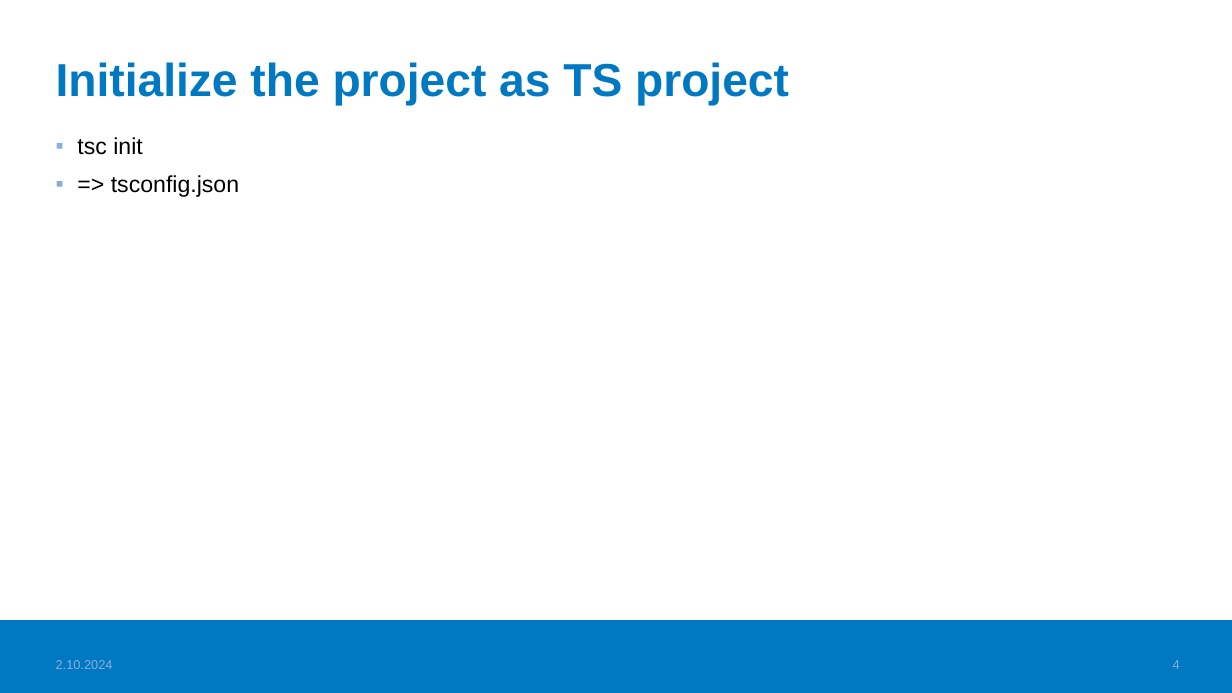
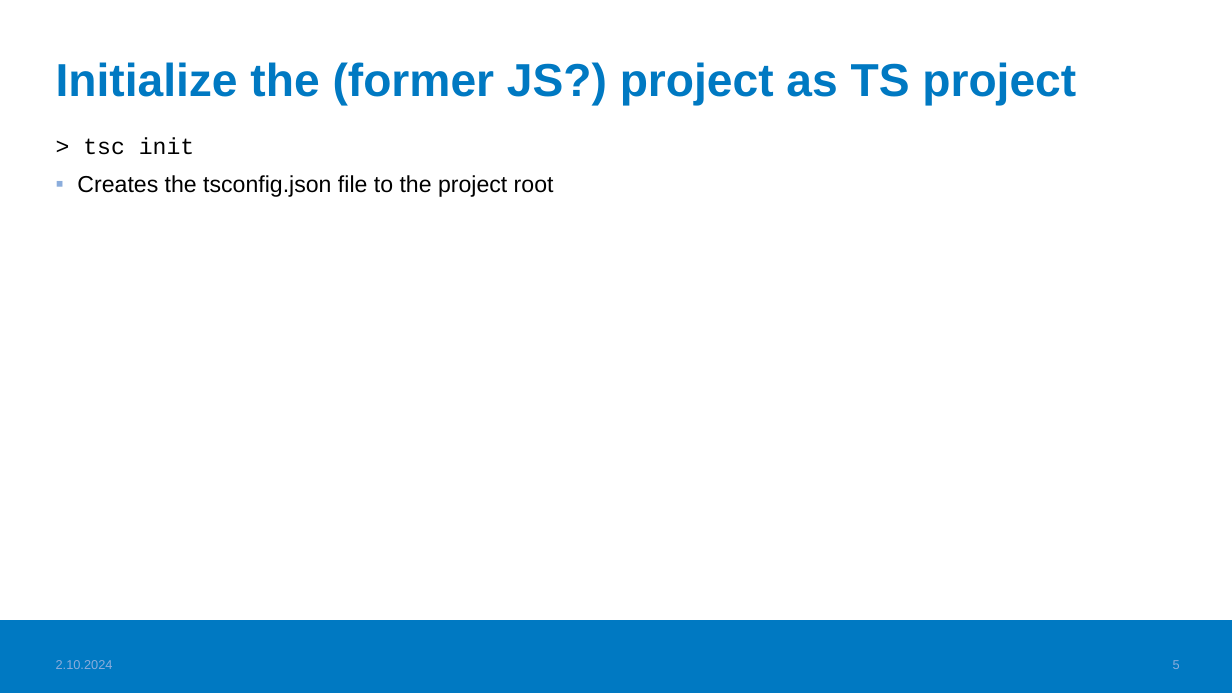
Before and after one commit to valju/JS_ES_Features, a slide deck: slide 5 of TS_basics/TypeScript_usage_understood.pptx (slide 4 before the commit). Drawn at 1232x693 pixels with LibreOffice and Linux fonts; fonts in the diff are those of the drawing; background and template pictures are left out. Boxes give left, top, right and bottom in pixels: in the first picture for what was removed or moved away, otherwise in the second. Text is boxed around its words. In the diff, an @@ line names an element or a change of style, - is before the commit and + after.

```diff
--- a/TS_basics/TypeScript_usage_understood.pptx
+++ b/TS_basics/TypeScript_usage_understood.pptx
@@ title at [56, 62, 1076, 106]: text changed @@
-Initialize the project as TS project
+Initialize the (former JS?) project as TS project
@@ text at [77, 137, 554, 197]: text changed @@
-▪ tsc init
-▪ => tsconfig.json
+> tsc init
+▪ Creates the tsconfig.json file to the project root
@@ page number at [1173, 660, 1180, 669]: text changed @@
-4
+5
```
Also in this commit, not shown: 8 other slides changed, 1 slide removed, 1 other file.
